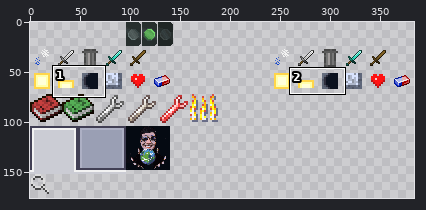
Sprite sheet -- assets/nei/textures/nei_sprites.png. Above: a wide view before the commit, with the close-up outlined.
Close-up. Old version:
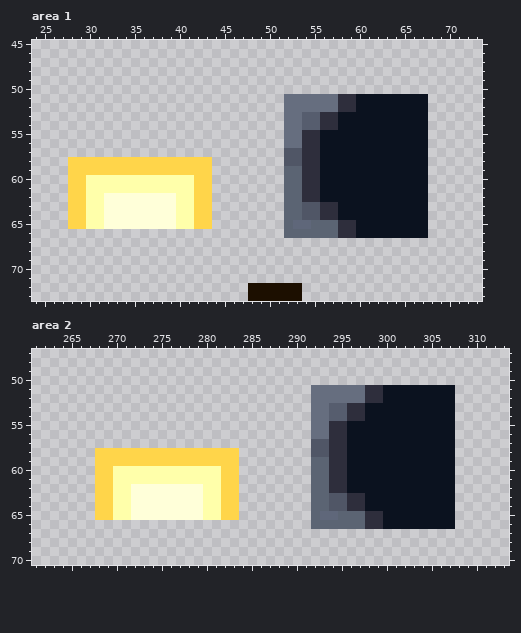
The file is 512x512 pixels. Pixels under 10% opacity are left out. Colours within 5 levels of each other are drawn and written as one. Shown: area 1: x 24..73, y 45..73; area 2: x 261..313, y 47..70. The wide view leaves out empty margins.
After the commit:
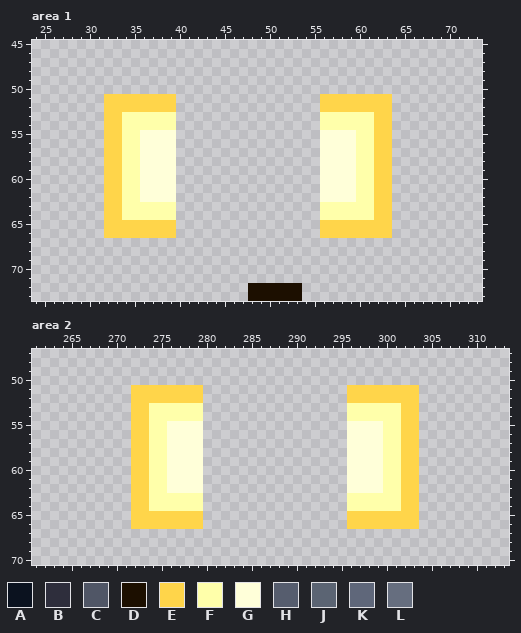
Palette (. is transparent): A #0b121f  B #2e2e3c  C #505666  D #1c0f00  E #ffd54a  F #ffffaa  G #ffffd9  H #565d6e  J #5b6473  K #5f677a  L #666e7f
Change:
Area 1:
y 51..52: x 32..39 ........ -> EEEEEEEE; x 52..67 LLLLLLBBAAAAAAAA -> ....EEEEEEEE....
y 53..54: x 32..39 ........ -> EEFFFFFF; x 52..67 LLHHBBAAAAAAAAAA -> ....FFFFFFEE....
y 55..56: x 32..39 ........ -> EEFFGGGG; x 52..67 LLBBAAAAAAAAAAAA -> ....GGGGFFEE....
y 57: x 32..39 ........ -> EEFFGGGG; x 52..67 CCBBAAAAAAAAAAAA -> ....GGGGFFEE....
y 58: x 28..31 EEEE -> ....; x 34..43 EEEEEEEEEE -> FFGGGG....; x 52..67 CCBBAAAAAAAAAAAA -> ....GGGGFFEE....
y 59: x 28..31 EEEE -> ....; x 34..43 EEEEEEEEEE -> FFGGGG....; x 52..67 JJBBAAAAAAAAAAAA -> ....GGGGFFEE....
y 60..61: x 28..33 EEFFFF -> ....EE; x 36..43 FFFFFFEE -> GGGG....; x 52..67 JJBBAAAAAAAAAAAA -> ....GGGGFFEE....
y 62: x 28..35 EEFFGGGG -> ....EEFF; x 40..43 FFEE -> ....; x 52..67 JJBBAAAAAAAAAAAA -> ....GGGGFFEE....
y 63..64: x 28..43 EEFFGGGGGGGGFFEE -> ....EEFFFFFF....; x 52..67 JJCCBBAAAAAAAAAA -> ....FFFFFFEE....
y 65: x 28..43 EEFFGGGGGGGGFFEE -> ....EEEEEEEE....; x 52..67 JKKJJJBBAAAAAAAA -> ....EEEEEEEE....
y 66: x 32..39 ........ -> EEEEEEEE; x 52..67 JJJJJJBBAAAAAAAA -> ....EEEEEEEE....
Area 2:
y 51..52: x 272..279 ........ -> EEEEEEEE; x 292..307 LLLLLLBBAAAAAAAA -> ....EEEEEEEE....
y 53..54: x 272..279 ........ -> EEFFFFFF; x 292..307 LLHHBBAAAAAAAAAA -> ....FFFFFFEE....
y 55..56: x 272..279 ........ -> EEFFGGGG; x 292..307 LLBBAAAAAAAAAAAA -> ....GGGGFFEE....
y 57: x 272..279 ........ -> EEFFGGGG; x 292..307 CCBBAAAAAAAAAAAA -> ....GGGGFFEE....
y 58: x 268..271 EEEE -> ....; x 274..283 EEEEEEEEEE -> FFGGGG....; x 292..307 CCBBAAAAAAAAAAAA -> ....GGGGFFEE....
y 59: x 268..271 EEEE -> ....; x 274..283 EEEEEEEEEE -> FFGGGG....; x 292..307 JJBBAAAAAAAAAAAA -> ....GGGGFFEE....
y 60..61: x 268..273 EEFFFF -> ....EE; x 276..283 FFFFFFEE -> GGGG....; x 292..307 JJBBAAAAAAAAAAAA -> ....GGGGFFEE....
y 62: x 268..275 EEFFGGGG -> ....EEFF; x 280..283 FFEE -> ....; x 292..307 JJBBAAAAAAAAAAAA -> ....GGGGFFEE....
y 63..64: x 268..283 EEFFGGGGGGGGFFEE -> ....EEFFFFFF....; x 292..307 JJCCBBAAAAAAAAAA -> ....FFFFFFEE....
y 65: x 268..283 EEFFGGGGGGGGFFEE -> ....EEEEEEEE....; x 292..307 JKKJJJBBAAAAAAAA -> ....EEEEEEEE....
y 66: x 272..279 ........ -> EEEEEEEE; x 292..307 JJJJJJBBAAAAAAAA -> ....EEEEEEEE....
Changed places in both close-ups, as pixel boxes (x1, y1, x2, y2):
changed: (68, 94, 212, 238)
changed: (284, 94, 428, 238)
changed: (95, 385, 239, 529)
changed: (311, 385, 455, 529)
